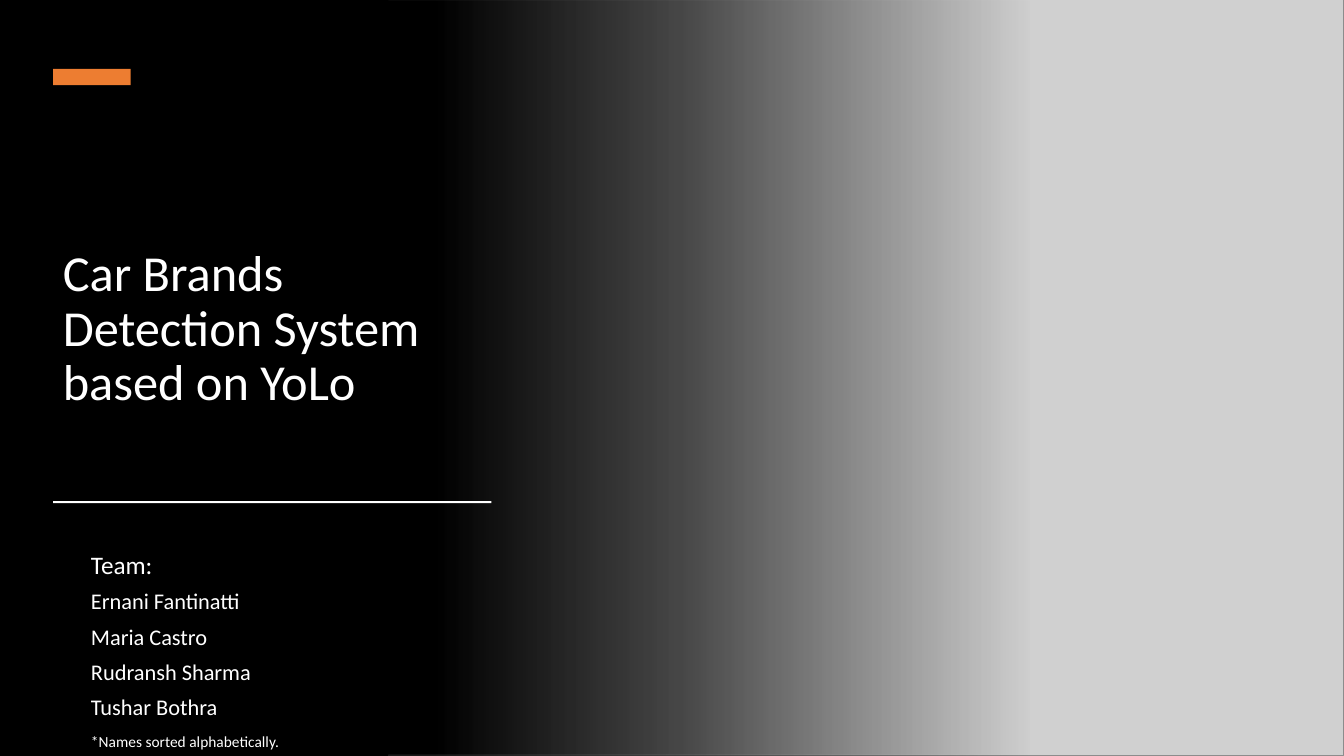
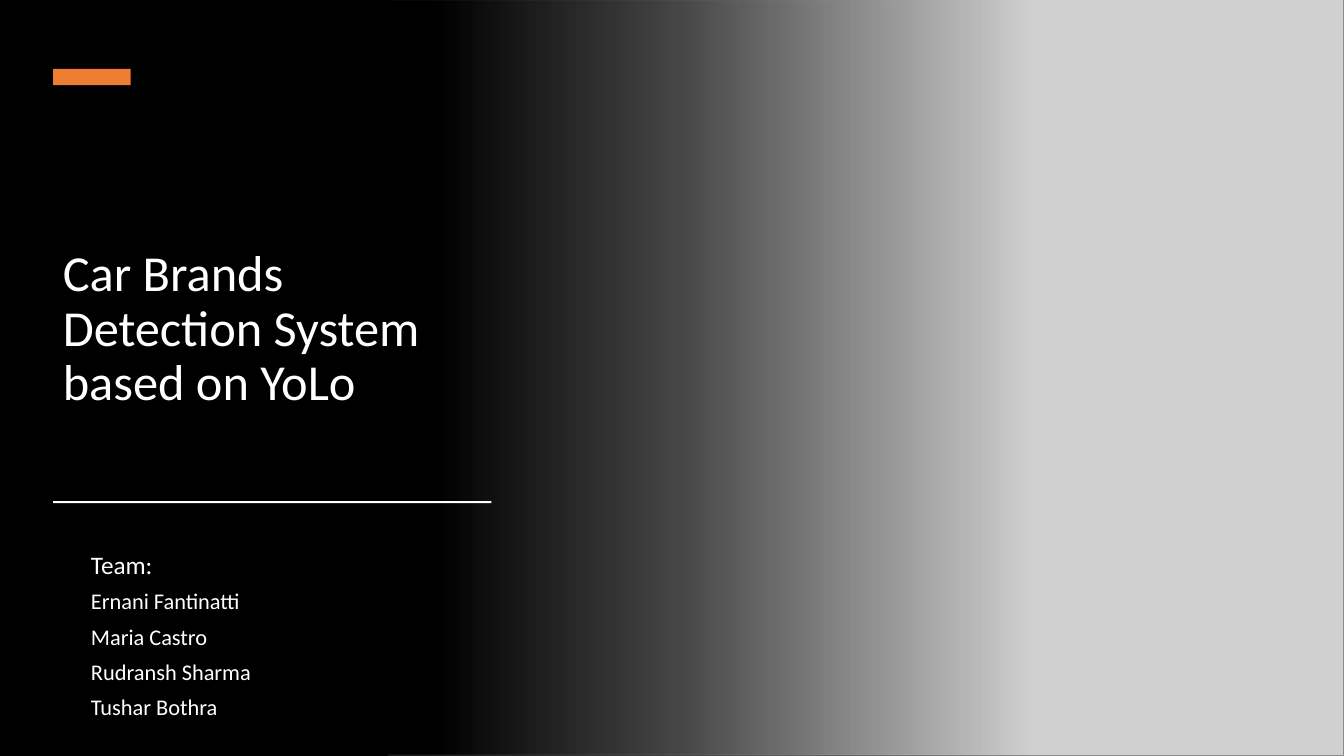
Before and after one commit to Tushar9999999999/SkyNet, a slide deck: slide 1 of Equinox_Presentation.pptx. Drawn at 1344x756 pixels with LibreOffice and Linux fonts; fonts in the diff are those of the drawing; grey boxes stand for pictures. Boxes give left, top, right and bottom in pixels: in the first picture for what was removed or moved away, otherwise in the second. Text is boxed around its words. In the diff, an @@ line names an element or a change of style, - is before the commit and + after.

Commit message:
Add files via upload
Final PPT

```diff
--- a/Equinox_Presentation.pptx
+++ b/Equinox_Presentation.pptx
@@ text removed at (x1=91, y1=736, x2=279, y2=750) @@
-*Names sorted alphabetically.
```
Also in this commit, not shown: 2 other slides changed, 2 slides added, 5 slides removed.
